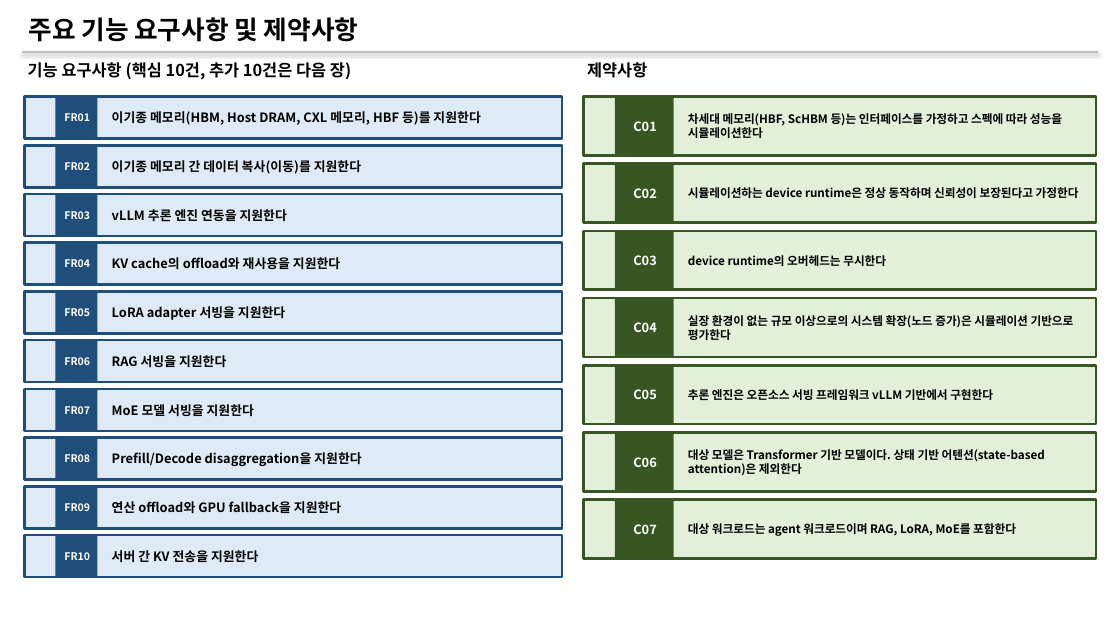
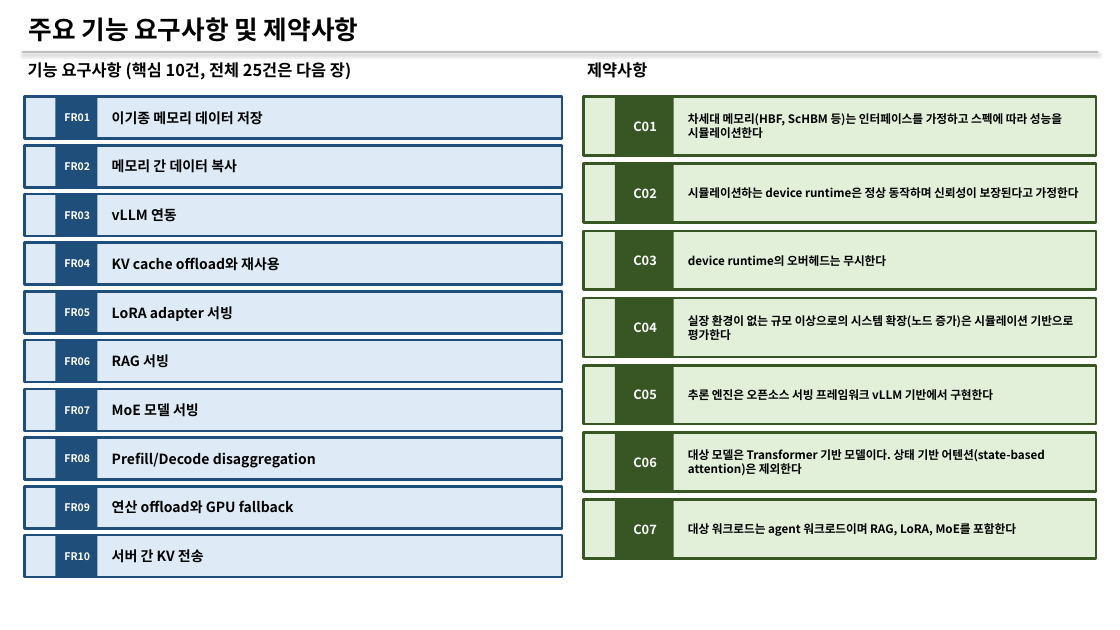
Before and after one commit to mkim0628/vllm, a slide deck: slide 3 of doc-mk/Requirements/requirements-overview.pptx. Drawn at 1120x630 pixels with LibreOffice and Linux fonts; fonts in the diff are those of the drawing. Boxes give left, top, right and bottom in pixels: in the first picture for what was removed or moved away, otherwise in the second. Text is boxed around its words. In the diff, an @@ line names an element or a change of style, - is before the commit and + after.

```diff
--- a/doc-mk/Requirements/requirements-overview.pptx
+++ b/doc-mk/Requirements/requirements-overview.pptx
@@ text at [28,62,351,80]: text changed @@
-기능 요구사항 (핵심 10건, 추가 10건은 다음 장)
+기능 요구사항 (핵심 10건, 전체 25건은 다음 장)
@@ text at [112,111,263,125]: text changed; size 11 to 12 pt @@
-이기종 메모리(HBM, Host DRAM, CXL 메모리, HBF 등)를 지원한다
+이기종 메모리 데이터 저장
@@ text at [112,159,237,173]: text changed; size 11 to 12 pt @@
-이기종 메모리 간 데이터 복사(이동)를 지원한다
+메모리 간 데이터 복사
@@ text at [112,208,177,222]: text changed; size 11 to 12 pt @@
-vLLM 추론 엔진 연동을 지원한다
+vLLM 연동
@@ text at [112,257,280,271]: text changed; size 11 to 12 pt @@
-KV cache의 offload와 재사용을 지원한다
+KV cache offload와 재사용
@@ text at [112,306,233,321]: text changed; size 11 to 12 pt @@
-LoRA adapter 서빙을 지원한다
+LoRA adapter 서빙
@@ text at [112,354,169,368]: text changed; size 11 to 12 pt @@
-RAG 서빙을 지원한다
+RAG 서빙
@@ text at [112,403,199,417]: text changed; size 11 to 12 pt @@
-MoE 모델 서빙을 지원한다
+MoE 모델 서빙
@@ text at [112,452,316,468]: text changed; size 11 to 12 pt @@
-Prefill/Decode disaggregation을 지원한다
+Prefill/Decode disaggregation
@@ text at [112,500,294,514]: text changed; size 11 to 12 pt @@
-연산 offload와 GPU fallback을 지원한다
+연산 offload와 GPU fallback
@@ text at [112,549,204,563]: text changed; size 11 to 12 pt @@
-서버 간 KV 전송을 지원한다
+서버 간 KV 전송
```
Also in this commit, not shown: 9 other slides changed, 4 slides added, 1 other file.
